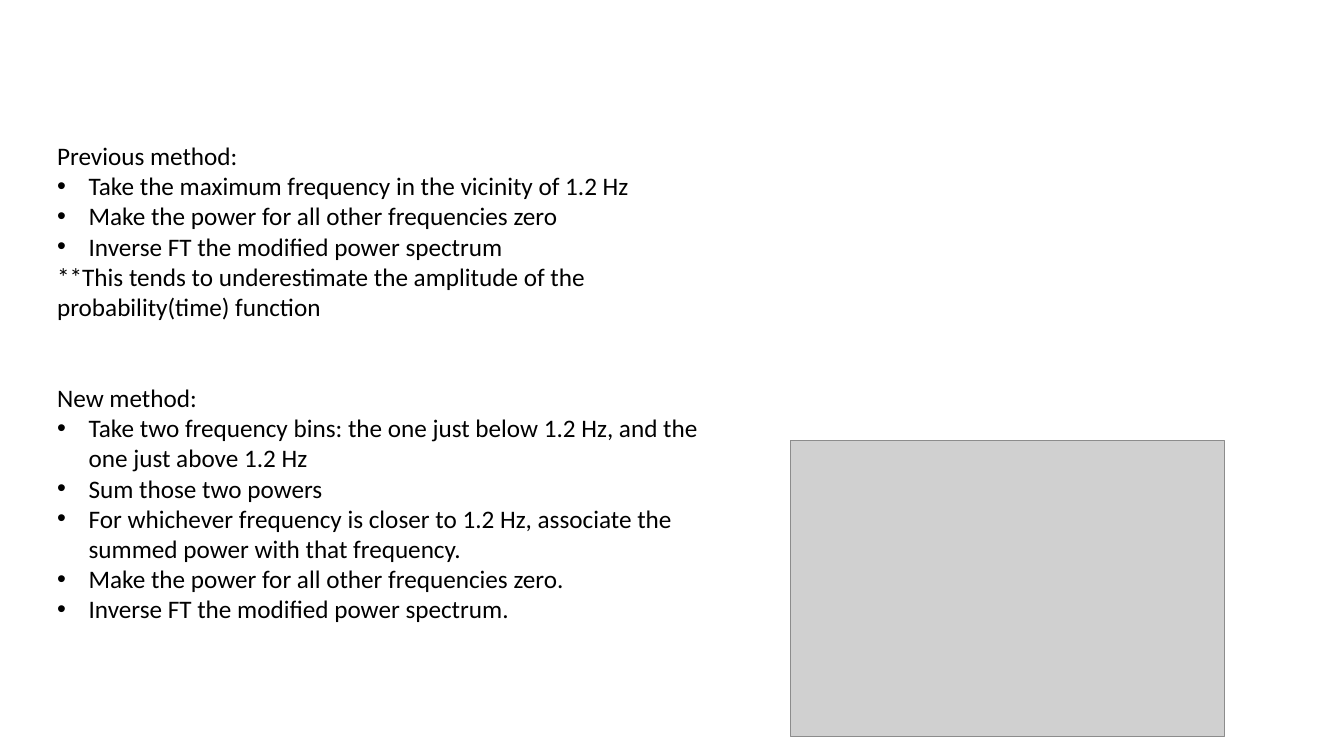
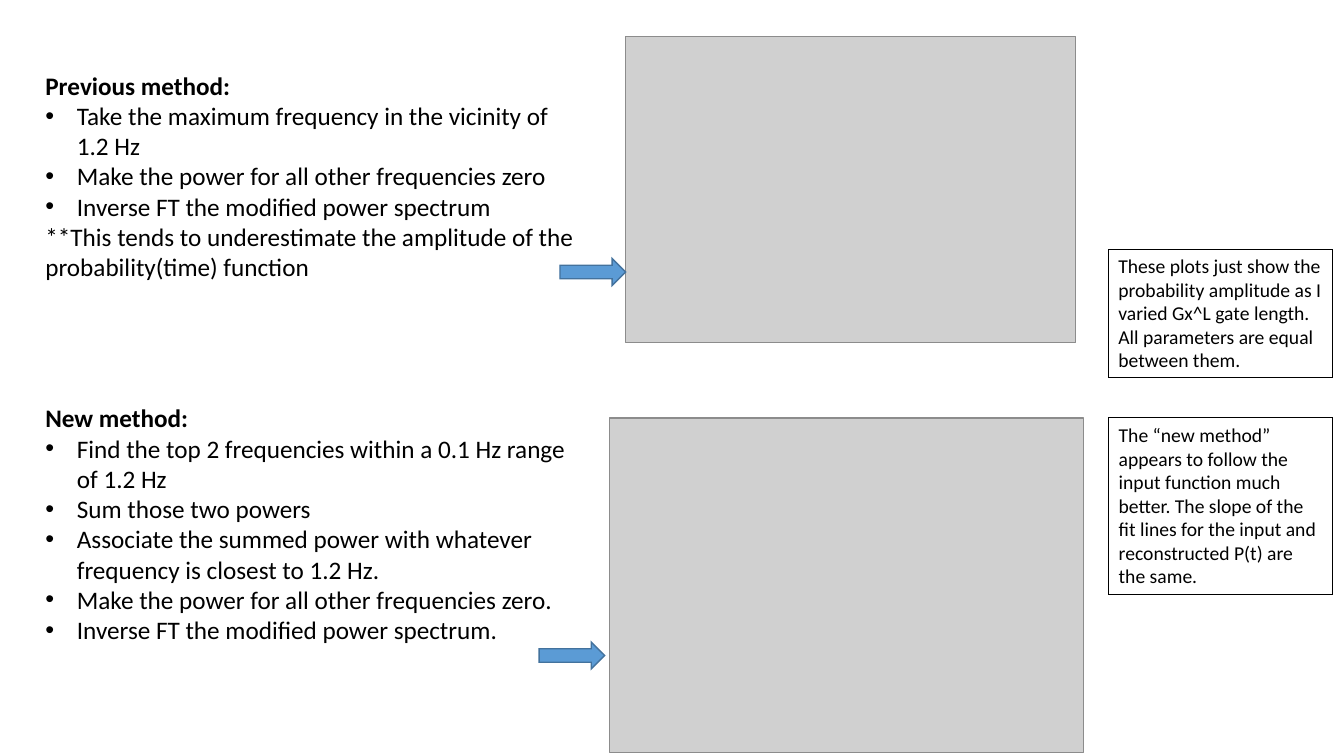
Before and after one commit to garretts-hub/GST_Work, a slide deck: slide 1 of Modified IDCT input.pptx. Drawn at 1344x756 pixels with LibreOffice and Linux fonts; fonts in the diff are those of the drawing; grey boxes stand for pictures. Boxes give left, top, right and bottom in pixels: in the first picture for what was removed or moved away, otherwise in the second. Text is boxed around its words. In the diff, an @@ line names an element or a change of style, - is before the commit and + after.

Commit message:
New 2-Peak Power Method

```diff
--- a/Modified IDCT input.pptx
+++ b/Modified IDCT input.pptx
@@ picture added at (x1=626, y1=36, x2=1077, y2=343) @@
@@ text "Previous method:" moved from (x1=57, y1=147, x2=697, y2=622) to (x1=45, y1=77, x2=573, y2=643) @@
@@ text at (x1=45, y1=77, x2=230, y2=428): bold on in "Previous method:", "New method:" @@
@@ right arrow added at (x1=561, y1=258, x2=626, y2=285), fill #5B9BD5, outline #43739E 1 pt @@
@@ rectangle added at (x1=1109, y1=249, x2=1333, y2=378), outline #000000 0.75 pt, 14 pt, text #000000 @@
+These plots just show the probability amplitude as I varied Gx^L gate length. All parameters are equal between them.
@@ picture added at (x1=609, y1=418, x2=1083, y2=753) @@
@@ rectangle added at (x1=1109, y1=418, x2=1333, y2=595), outline #000000 0.75 pt, 14 pt, text #000000 @@
+The “new method” appears to follow the input function much better. The slope of the fit lines for the input and reconstructed P(t) are the same.
@@ text at (x1=77, y1=440, x2=565, y2=488): text changed @@
-• Take two frequency bins: the one just below 1.2 Hz, and the one just above 1.2 Hz
+• Find the top 2 frequencies within a 0.1 Hz range of 1.2 Hz
@@ picture removed at (x1=790, y1=441, x2=1224, y2=737) @@
@@ text at (x1=77, y1=530, x2=532, y2=583): text changed @@
-• For whichever frequency is closer to 1.2 Hz, associate the summed power with that frequency.
+• Associate the summed power with whatever frequency is closest to 1.2 Hz.
@@ right arrow added at (x1=539, y1=642, x2=605, y2=669), fill #5B9BD5, outline #43739E 1 pt @@
```
Also in this commit, not shown: 1 slide added, 6 other files.
